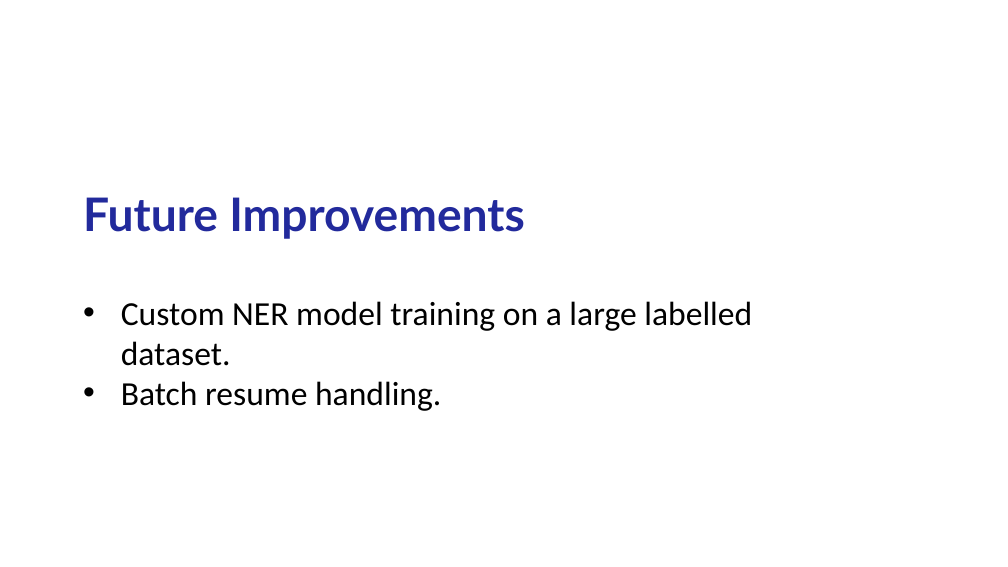
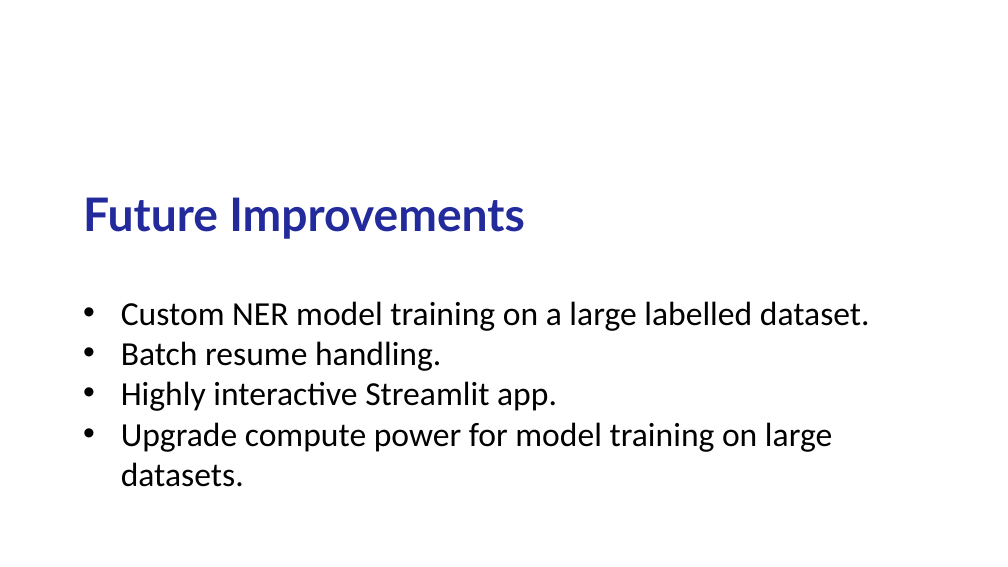
Before and after one commit to mk7890/Resume-Parsing-System, a slide deck: slide 20 of Resume Parsing.pptx (slide 18 before the commit). Drawn at 1008x567 pixels with LibreOffice and Linux fonts; fonts in the diff are those of the drawing; background and template pictures are left out. Boxes give left, top, right and bottom in pixels: in the first picture for what was removed or moved away, otherwise in the second. Text is boxed around its words. In the diff, an @@ line names an element or a change of style, - is before the commit and + after.

Commit message:
lls

```diff
--- a/Resume Parsing.pptx
+++ b/Resume Parsing.pptx
@@ text at bbox=[121, 381, 832, 487]: paragraphs added @@
+• Highly interactive Streamlit app.
+• Upgrade compute power for model training on large datasets.
```
Also in this commit, not shown: 2 other slides changed, 2 slides added.
